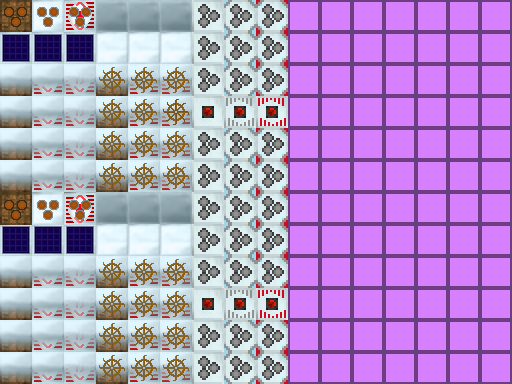
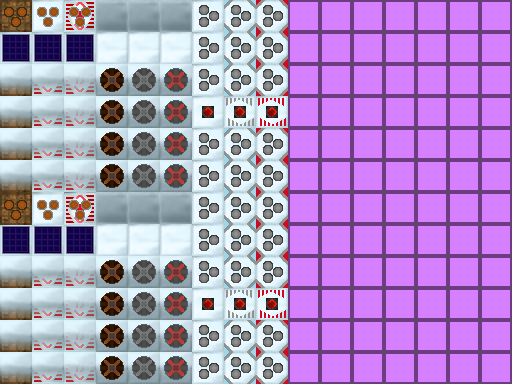
Comparing the layer stacks of the two 512×384 images. Changes:
added layer "watermill" above "watermill_background" over [100, 68, 188, 380]
added layer "watermill_background" above "Pasted Layer" over [96, 67, 192, 384]
added layer "Pasted Layer" above "Перемещенный буфер #1" over [199, 0, 288, 384]
painted on "Перемещенный буфер #1" over [192, 0, 288, 384]
hid "Перемещенный буфер" over [96, 0, 288, 384]
